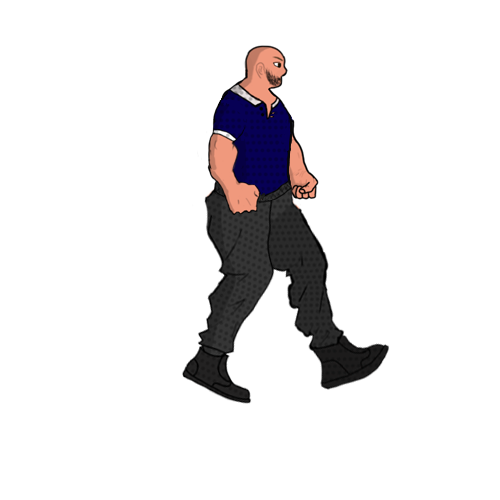
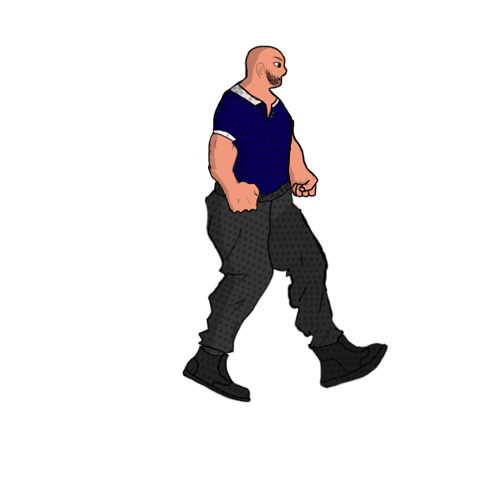
The second 500×500 image is a revision of the first. Changes to its layers:
painted on "Calque 4" over [224, 180, 261, 216]
added layer "Calque 15" above "Calque 18" over [224, 180, 261, 215]
added layer "Calque 18" above "Calque 3" over [243, 76, 294, 186]
painted on "Calque 3" over [244, 76, 272, 92]
painted on "Calque 8" over [182, 345, 252, 404]
added layer "Calque 13" above "Calque 11" over [182, 345, 252, 404]
painted on "Calque 10" over [307, 334, 390, 390]
added layer "Calque 14" above "Calque 7" over [307, 334, 389, 389]
painted on "Calque 7" over [289, 150, 319, 206]
added layer "Calque 16" above "Calque 17" over [289, 149, 309, 185]
added layer "Calque 17" over [289, 167, 319, 203]
